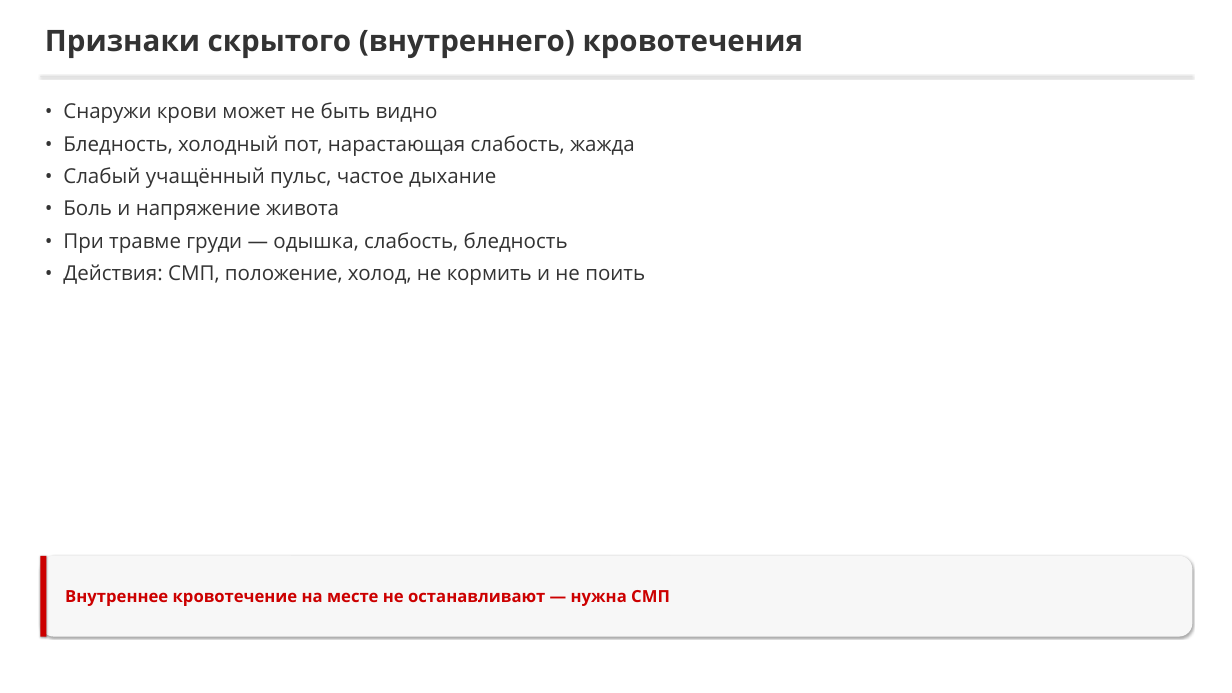
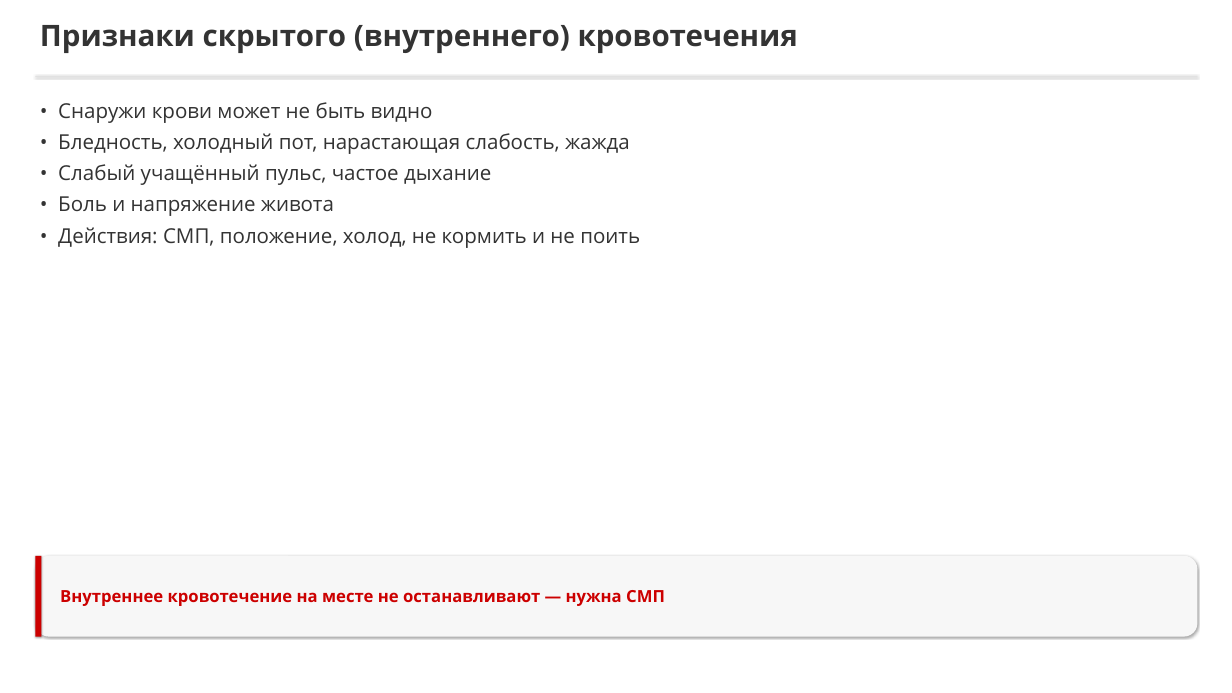
Before and after one commit to lysakalenushka-hash/-, a slide deck: slide 7 of tema2_bleeding/Признаки_наружного_кровотечения.pptx. Drawn at 1232x693 pixels with LibreOffice and Linux fonts; fonts in the diff are those of the drawing. Boxes give left, top, right and bottom in pixels: in the first picture for what was removed or moved away, otherwise in the second. Text is boxed around its words. In the diff, an @@ line names an element or a change of style, - is before the commit and + after.

```diff
--- a/tema2_bleeding/Признаки_наружного_кровотечения.pptx
+++ b/tema2_bleeding/Признаки_наружного_кровотечения.pptx
@@ text "Признаки скрытого (внутреннего) кровотечения": place and size @@
-text "Признаки скрытого (внутреннего) кровотечения" at (45,30,803,58)
+text "Признаки скрытого (внутреннего) кровотечения" at (40,25,798,53)
@@ rectangle: place and size @@
-rectangle at (40,76,1192,77)
+rectangle at (36,76,1197,77)
@@ text "• Снаружи крови может не ..." at (58,102,640,248): less space between paragraphs @@
@@ text at (63,232,568,253): paragraph removed @@
-• При травме груди — одышка, слабость, бледность
@@ rounded rectangle: place and size @@
-rounded rectangle at (40,556,1192,637)
+rounded rectangle at (36,556,1197,637)
@@ rectangle: place and size @@
-rectangle at (40,556,46,637)
+rectangle at (36,556,42,637)
@@ text "Внутреннее кровотечение на месте не ...": place and size @@
-text "Внутреннее кровотечение на месте не ..." at (65,590,670,606)
+text "Внутреннее кровотечение на месте не ..." at (60,590,665,606)
```
Also in this commit, not shown: 4 other slides changed, 4 slides added, 4 slides removed, 7 other files.
